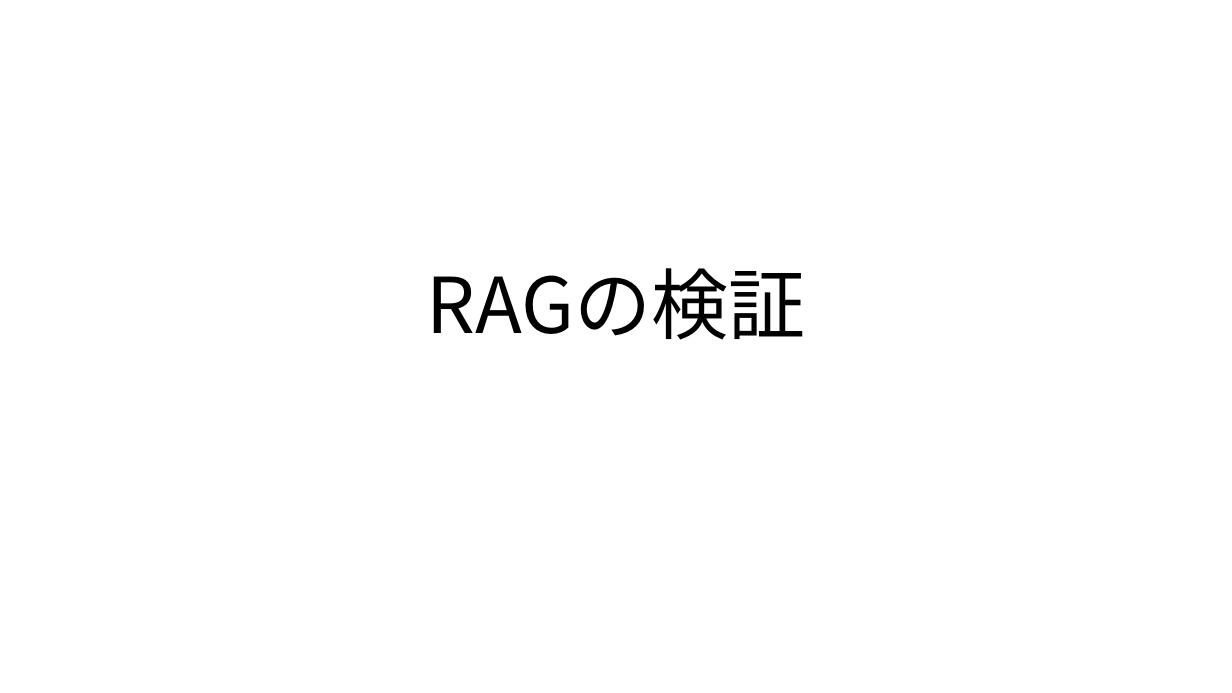
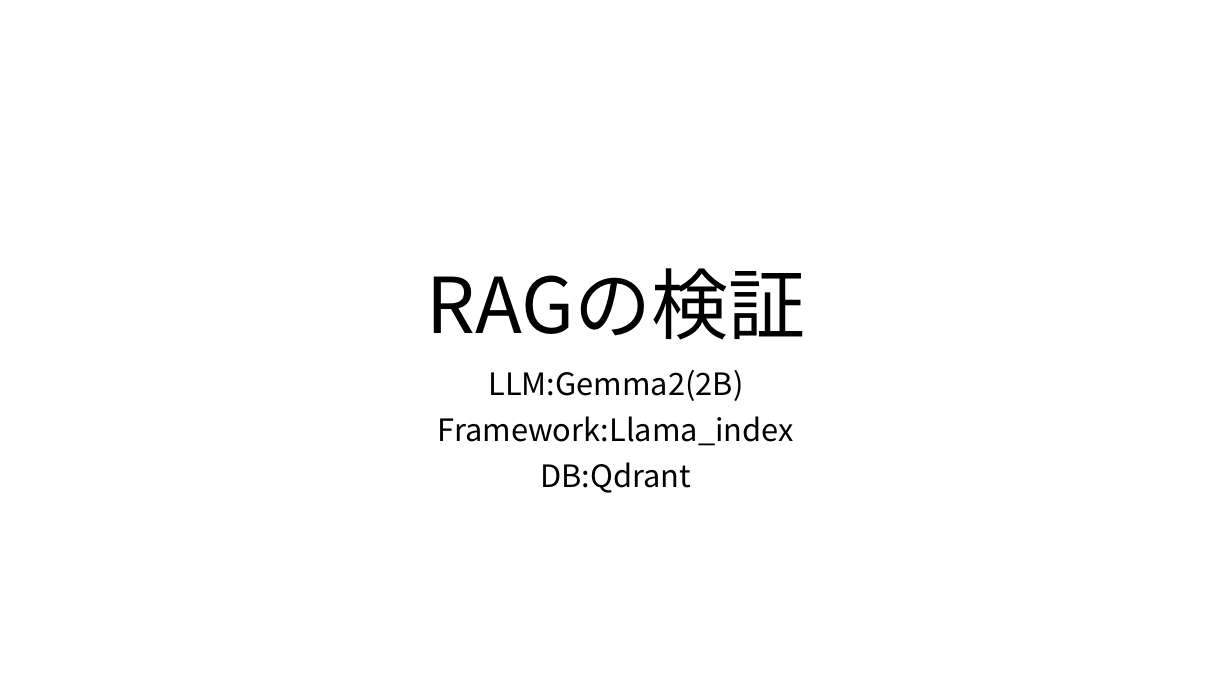
Before and after one commit to koga-miko/misc, a slide deck: slide 1 of raspberry-pi-report/RAGの検証_Gemma2_qdrant.pptx. Drawn at 1232x693 pixels with LibreOffice and Linux fonts; fonts in the diff are those of the drawing. Boxes give left, top, right and bottom in pixels: in the first picture for what was removed or moved away, otherwise in the second. Text is boxed around its words. In the diff, an @@ line names an element or a change of style, - is before the commit and + after.

```diff
--- a/raspberry-pi-report/RAGの検証_Gemma2_qdrant.pptx
+++ b/raspberry-pi-report/RAGの検証_Gemma2_qdrant.pptx
@@ subtitle added at [438, 370, 794, 493], 24 pt, text #000000 @@
+LLM:Gemma2(2B)
+Framework:Llama_index
+DB:Qdrant
```
Also in this commit, not shown: 3 other slides changed, 4 other files.
